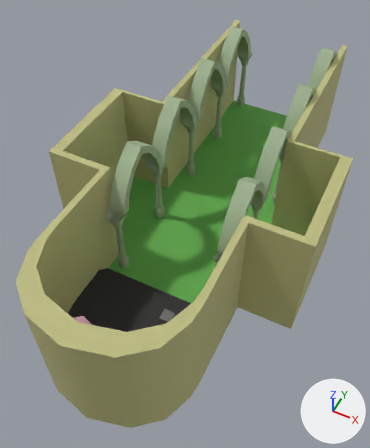
Before and after pictures for a commit that changed the FBX model Assets/Buildings/Church_Inside.fbx.
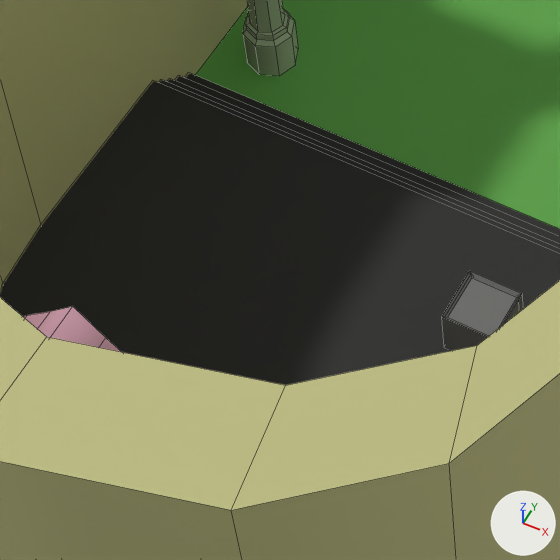
The first picture shows the older version from a 50 mm lens placed at (0.136, -0.276, 0.391), pointed at (-0.007, 0.01, 0.034). The close-ups show both versions on the part from 18% to 49% of the width and 56% to 82% of the height of that picture; other places that the commit changed are outside them. Every picture has the same lights, and +X, +Y and +Z are marked at lower right. The close-ups show mesh edges as thin lines. Where no turn or scale is listed for an object, it has been applied to the vertices.

Script lines for the objects in view, before the commit:
```python
me_mesh = bpy.data.meshes.new('Mesh')
me_mesh.from_pydata(...)  # 95 vertices, 78 faces; spans x -0.116..0.116, y -0.174..0.255, z -0.004..0.109
# faces by material slot: [77, 1]
me_mesh.materials.append(mat_churchwalls1)  # beige #bcbb80
me_mesh.materials.append(mat_churchfloor)  # green #61ac4c
me_mesh_001 = bpy.data.meshes.new('Mesh.001')
me_mesh_001.from_pydata(...)  # 22 vertices, 13 faces; spans x -0.0183..0.0183, y -0.0032..0.0032, z -0.0186..0.0745
me_mesh_001.materials.append(mat_bigstained)  # pink #c292a1
me_mesh_004 = bpy.data.meshes.new('Mesh.004')
me_mesh_004.from_pydata(...)  # 24 vertices, 22 faces; spans x -0.00504..0.00504, y -0.00504..0.00504, z -0.00504..0.00504
me_mesh_004.materials.append(mat_elementblocks)  # grey #727272
ob_pcube1 = bpy.data.objects.new('pCube1', me_mesh)
ob_pcube1.location = (0.0, 0.0, 0.0)
ob_pcube2 = bpy.data.objects.new('pCube2', me_mesh_001)
ob_pcube2.location = (0.0, -0.1524, 0.034)
ob_pcube6 = bpy.data.objects.new('pCube6', me_mesh_004)
ob_pcube6.location = (0.0214, -0.0801, 0.0192)
# also in view: 'pCylinder6' at (-0.048, -0.037, 0.037); 'polySurface2' at (0.0, -0.102, 0.008)
```
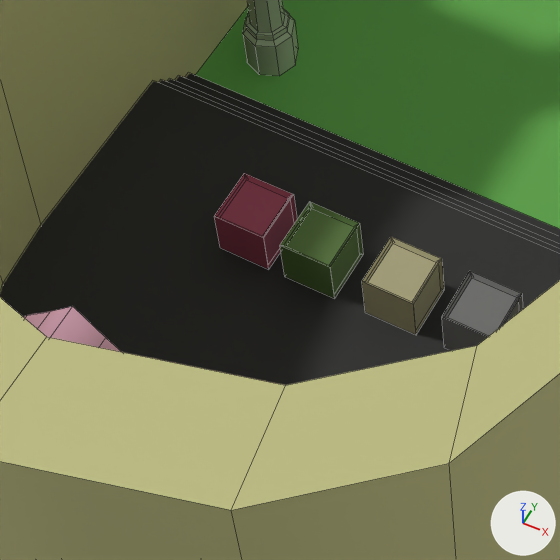
Boxes (x1, y1, x2, y2) around the edits, measured in the close-ups (560 x 560 px):
'pCube28', added
    after: (362, 237, 444, 334)
'pCube29', added (green)
    after: (280, 202, 363, 298)
'pCube30', added
    after: (214, 173, 297, 269)

The change in detail:
Material 'elementblock3' (mat_elementblock3) is new.
Its base color is (0.103, 0.193, 0.0493) (dark green #5a7a3f).
Its roughness is 0.749.
Material 'elementblock4' (mat_elementblock4) is new.
Its base color is (0.358, 0.0632, 0.115) (pink #a1475f).
Its roughness is 0.749.
Material 'elementblock2' (mat_elementblock2) is new.
Its base color is (0.411, 0.383, 0.217) (beige #aca680).
Its roughness is 0.749.
Mesh me_mesh_033 is new.
It has 24 vertices, 22 faces and spans x -0.00504..0.00504, y -0.00504..0.00504, z -0.00504..0.00504.
It uses material mat_elementblock3 (dark green #5a7a3f).
Mesh me_mesh_034 is new.
It has 24 vertices, 22 faces and spans x -0.00504..0.00504, y -0.00504..0.00504, z -0.00504..0.00504.
It uses material mat_elementblock4 (pink #a1475f).
Mesh me_mesh_032 is new.
It has 24 vertices, 22 faces and spans x -0.00504..0.00504, y -0.00504..0.00504, z -0.00504..0.00504.
It uses material mat_elementblock2 (beige #aca680).
Object 'pCube29' (ob_pcube29) is new; it shows me_mesh_033.
Its location is (-0.0104, -0.0801, 0.0192).
Object 'pCube30' (ob_pcube30) is new; it shows me_mesh_034.
Its location is (-0.0238, -0.0801, 0.0192).
Object 'pCube28' (ob_pcube28) is new; it shows me_mesh_032.
Its location is (0.0058, -0.0801, 0.0192).
